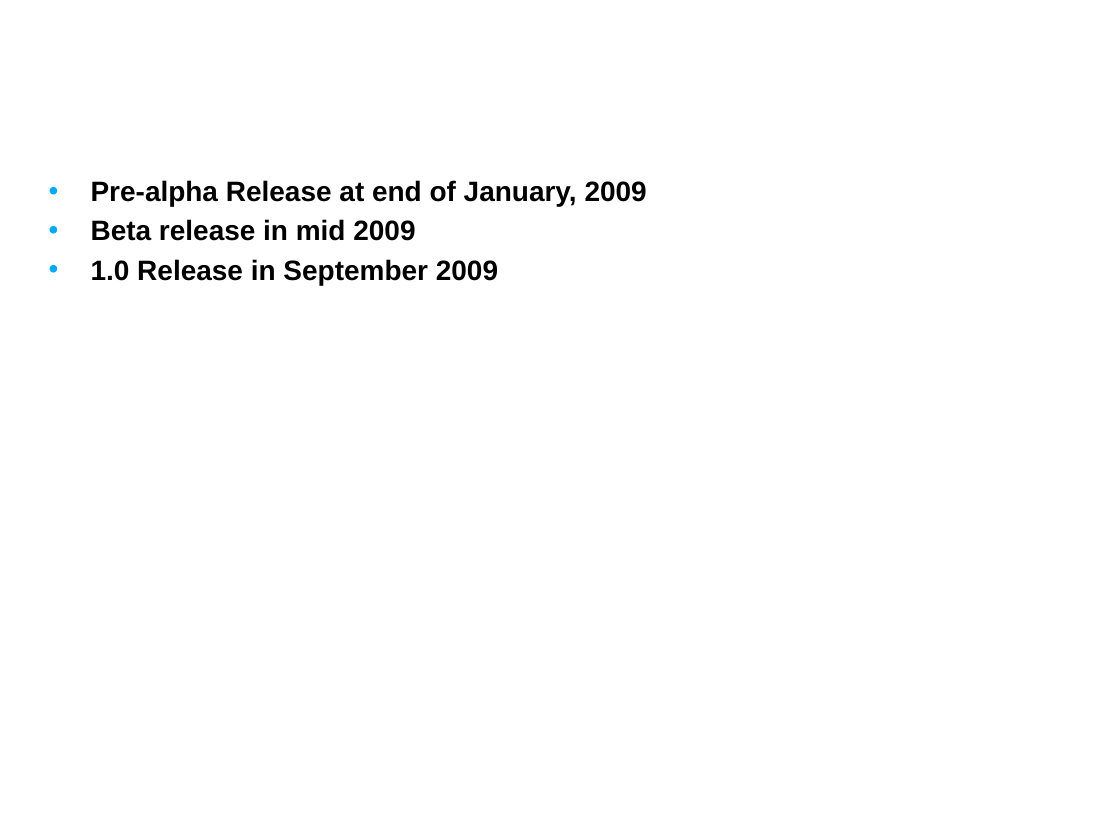
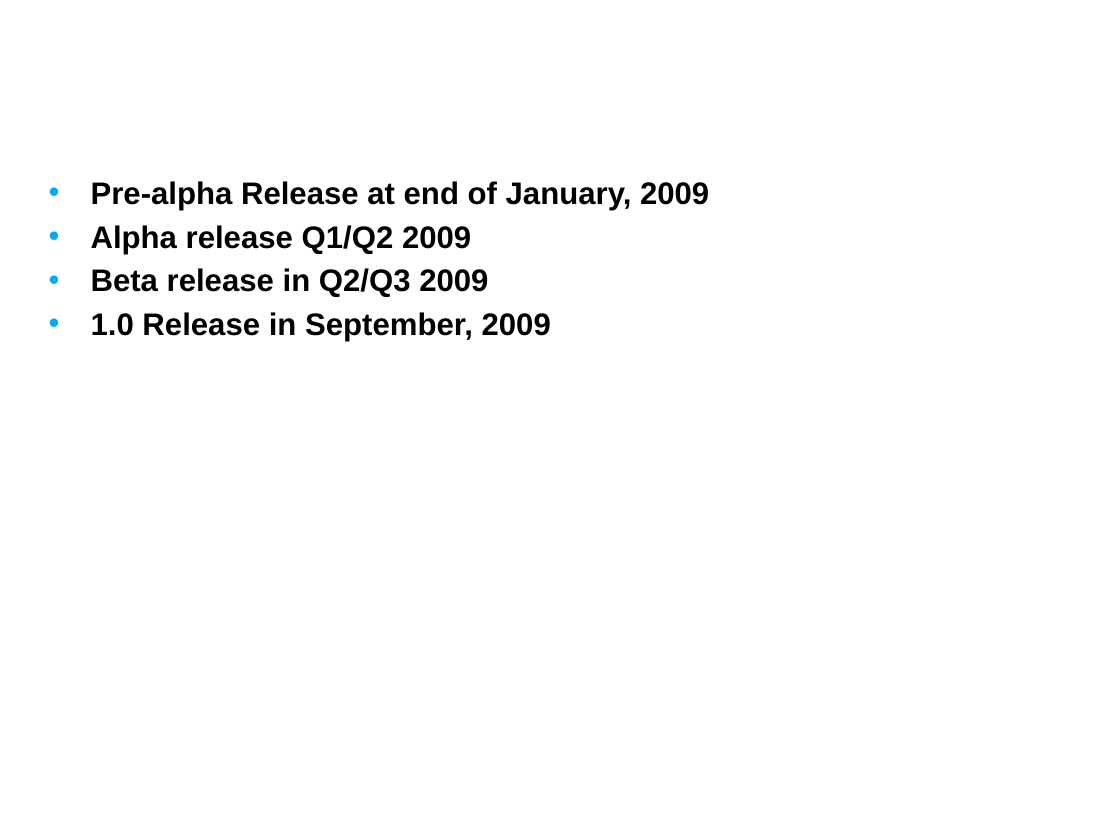
Before and after one commit to NCIP/caintegrator, a slide deck: slide 7 of docs/project_management/external_meetings/Pre Alpha Release Intro Slides.pptx. Drawn at 1120x840 pixels with LibreOffice and Linux fonts; fonts in the diff are those of the drawing; background and template pictures are left out. Boxes give left, top, right and bottom in pixels: in the first picture for what was removed or moved away, otherwise in the second. Text is boxed around its words. In the diff, an @@ line names an element or a change of style, - is before the commit and + after.

Commit message:
updates to slides

```diff
--- a/docs/project_management/external_meetings/Pre Alpha Release Intro Slides.pptx
+++ b/docs/project_management/external_meetings/Pre Alpha Release Intro Slides.pptx
@@ text at bbox=[91, 181, 709, 211]: size 18 to 20 pt in "Pre-alpha Release at end of January, 2009" @@
@@ text at bbox=[91, 225, 551, 341]: text changed; size 18 to 20 pt @@
-• Beta release in mid 2009
-• 1.0 Release in September 2009
+• Alpha release Q1/Q2 2009
+• Beta release in Q2/Q3 2009
+• 1.0 Release in September, 2009
```
Also in this commit, not shown: 3 other slides changed.
